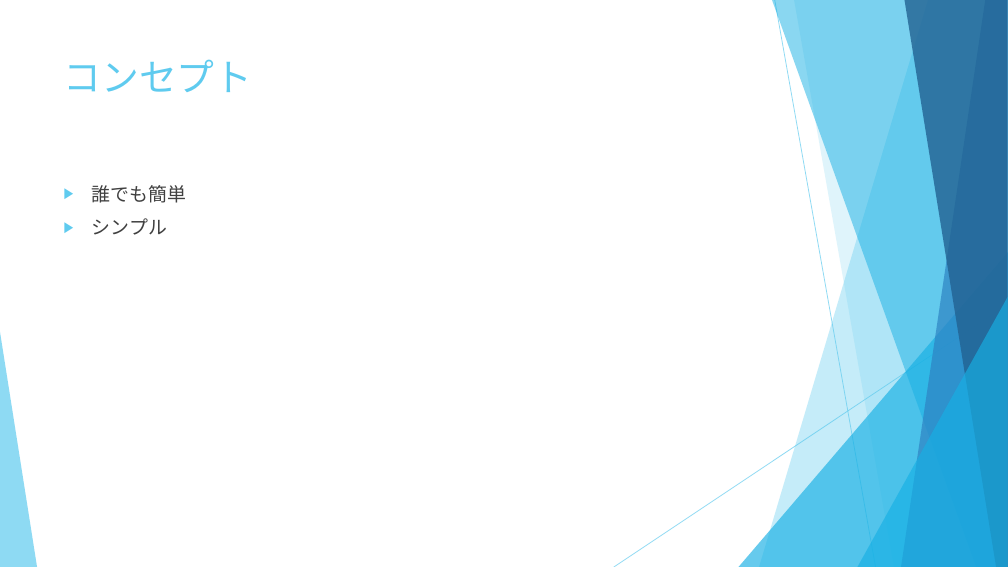
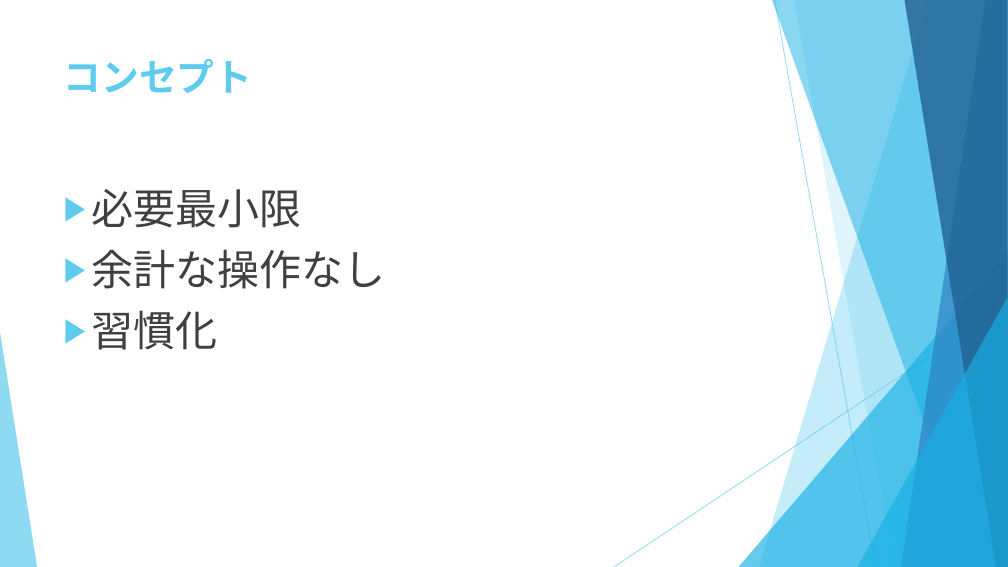
Before and after one commit to TaniIan/flutter_application_1, a slide deck: slide 3 of Todoアプリ_谷維案.pptx. Drawn at 1008x567 pixels with LibreOffice and Linux fonts; fonts in the diff are those of the drawing. Boxes give left, top, right and bottom in pixels: in the first picture for what was removed or moved away, otherwise in the second. Text is boxed around its words. In the diff, an @@ line names an element or a change of style, - is before the commit and + after.

```diff
--- a/Todoアプリ_谷維案.pptx
+++ b/Todoアプリ_谷維案.pptx
@@ title "コンセプト" at <box>64,59,253,93</box>: bold on @@
@@ text at <box>92,189,386,350</box>: text changed; size 18 to 40 pt @@
-▶ 誰でも簡単
-▶ シンプル
+▶ 必要最小限
+▶ 余計な操作なし
+▶ 習慣化
```
Also in this commit, not shown: 6 other slides changed, 2 other files.
